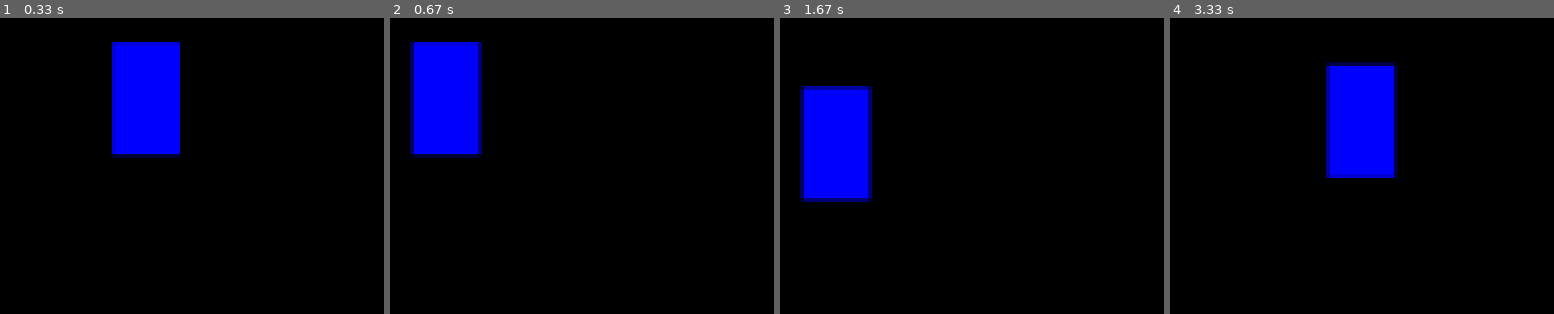
Above: before the commit, frames 1-4 (left to right).
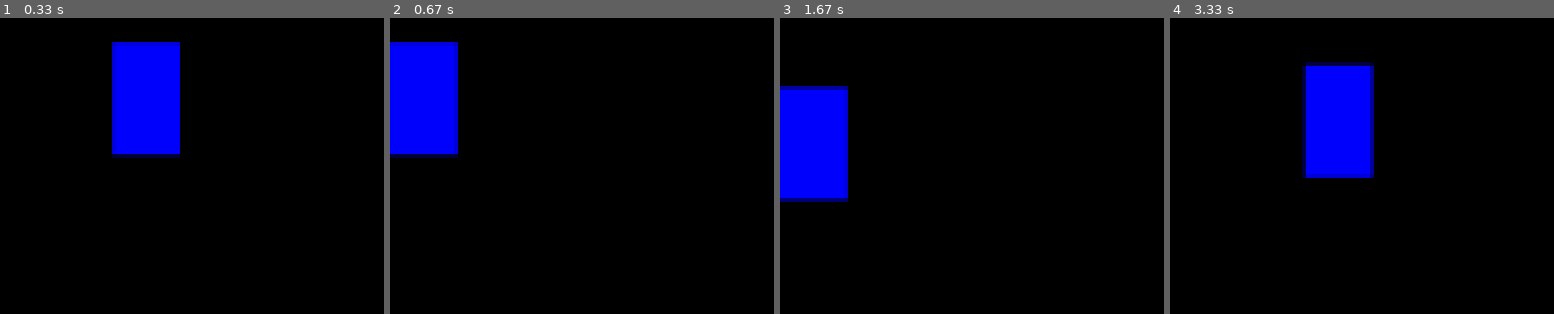
Above: after the commit, the same moments.

Repository: Lucapar45/Pygame-Trial
Game: pygame game, started from main.py
Same seed, same stepped clock (60 frames per second), same inputs: the game is played once before the commit and once after it.
Inputs:
- Up to frame 1 (0.33 s): no input
- Up to frame 2 (0.67 s): hold A from 0.33 s (still down); hold Left from 0.33 s (still down)
- Up to frame 3 (1.67 s): release A at 0.87 s; release Left at 0.87 s; hold S from 1.47 s (still down)
- Up to frame 4 (3.33 s): release S at 1.93 s; hold W 2.4-2.77 s; hold Right from 2.8 s (still down)

Frame 1 is identical in both runs. In frame 2, 5.3% of the frame differs, in the area x 0-24%, y 8-48%; in frame 3, 5.3%; in frame 4, 5.7%, in the area x 34-60%, y 14-55%.

Commit message:
updating borders

Diff:
--- a/main.py
+++ b/main.py
@@ -32,21 +32,21 @@
             run = False
 
     keys = pygame.key.get_pressed()
-    if keys[pygame.K_LEFT] and x > v:
+    if keys[pygame.K_LEFT] and x >= v:
         x-=v
-    if keys[pygame.K_RIGHT] and x <1600 - w - v:
+    if keys[pygame.K_RIGHT] and x <1600 - w:
         x+=v
-    if keys[pygame.K_UP] and y > v:
+    if keys[pygame.K_UP] and y >= v:
         y-=v
-    if keys[pygame.K_DOWN] and y < 900 -h - v:
+    if keys[pygame.K_DOWN] and y < 900 -h :
         y+=v
-    if keys[pygame.K_a] and x > v:
+    if keys[pygame.K_a] and x >= v:
         x-=v
-    if keys[pygame.K_d] and x <1600 - w - v:
+    if keys[pygame.K_d] and x <1600 - w :
         x+=v
-    if keys[pygame.K_w] and y > v:
+    if keys[pygame.K_w] and y >= v:
         y-=v
-    if keys[pygame.K_s] and y < 900 -h - v:
+    if keys[pygame.K_s] and y < 900 -h:
         y+=v
     redrawGameWindow()
 #closing the game
